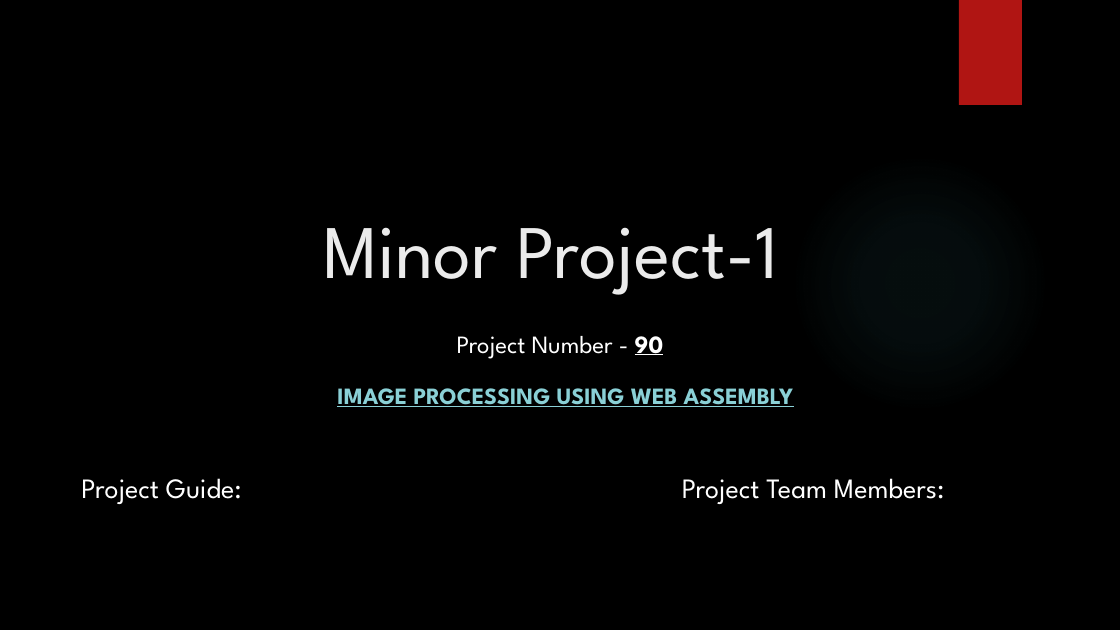
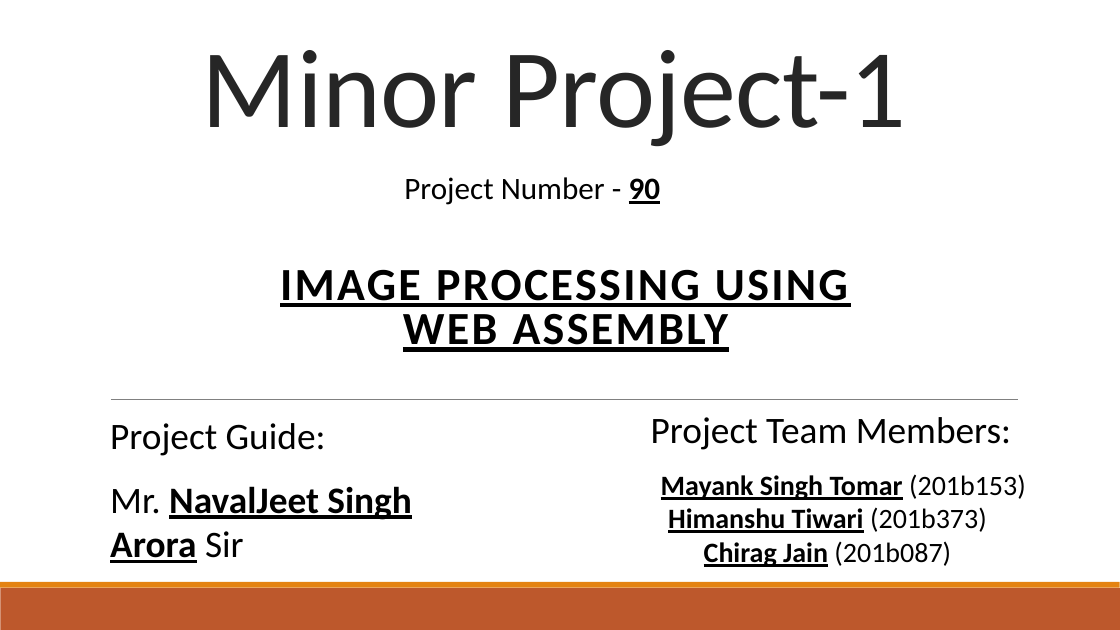
Before and after one commit to mstomar698/pictoral, a slide deck: slide 1 of proj-images/minor-project-report-1.pptx. Drawn at 1120x630 pixels with LibreOffice and Linux fonts; fonts in the diff are those of the drawing; background and template pictures are left out. Boxes give left, top, right and bottom in pixels: in the first picture for what was removed or moved away, otherwise in the second. Text is boxed around its words. In the diff, an @@ line names an element or a change of style, - is before the commit and + after.

```diff
--- a/proj-images/minor-project-report-1.pptx
+++ b/proj-images/minor-project-report-1.pptx
@@ background picture (left out) to #FFFFFF @@
@@ title "Minor Project-1": place and size @@
-title "Minor Project-1" at (324, 227, 778, 295)
+title "Minor Project-1" at (202, 50, 906, 147)
@@ title "Minor Project-1" at (202, 50, 906, 147): size 48.6 to 72 pt, font League Spartan to Calibri, text colour #EBEBEB to #262626, letter spacing 0 to -0.4 pt; line spacing 1 to 0.85 @@
@@ rectangle removed at (959, 0, 1021, 105) @@
@@ text "Project Number - 90": place and size @@
-text "Project Number - 90" at (457, 336, 664, 359)
+text "Project Number - 90" at (404, 177, 661, 205)
@@ text "Project Number - 90" at (404, 177, 661, 205): size 16 to 20 pt, font League Spartan to Calibri, text colour #FFFFFF to #000000 @@
@@ ellipse removed at (791, 155, 1049, 413) @@
@@ subtitle "IMAGE PROCESSING USING WEB ASSEMBLY": place and size @@
-subtitle "IMAGE PROCESSING USING WEB ASSEMBLY" at (337, 388, 794, 407)
+subtitle "IMAGE PROCESSING USING WEB ASSEMBLY" at (280, 269, 848, 352)
@@ subtitle "IMAGE PROCESSING USING WEB ASSEMBLY" at (280, 269, 848, 352): size 15 to 29.6 pt, font League Spartan to Calibri, text colour #8AD0D6 to #000000, letter spacing 0 to 1.5 pt; line spacing 1 to 0.8 @@
@@ text "Project Guide:": place and size @@
-text "Project Guide:" at (81, 478, 242, 504)
+text "Project Guide:" at (110, 423, 412, 563)
@@ text "Project Guide:" at (110, 423, 412, 563): size 18 to 24 pt, font League Spartan to Calibri; text colour #FFFFFF to #000000 in "Project Guide:" @@
@@ line added from (111, 399) to (1018, 399), #808080 0.5 pt @@
@@ text "Project Team Members:": place and size @@
-text "Project Team Members:" at (682, 478, 944, 504)
+text "Project Team Members:" at (651, 417, 1026, 567)
@@ text "Project Team Members:" at (651, 417, 1026, 567): size 18 to 24 pt, text colour #FFFFFF to #000000 in "Project Team Members:"; font League Spartan to Calibri; size 14 to 18 pt in "Mayank Singh Tomar (201b153)", "Himanshu Tiwari (201b373)", "Chirag Jain (201b087)" @@
@@ rectangle added at (0, 588, 1120, 630), fill #BD582C @@
@@ rectangle added at (0, 582, 1120, 588), fill #E48312 @@
```
Also in this commit, not shown: 13 other slides changed, 3 other files.
